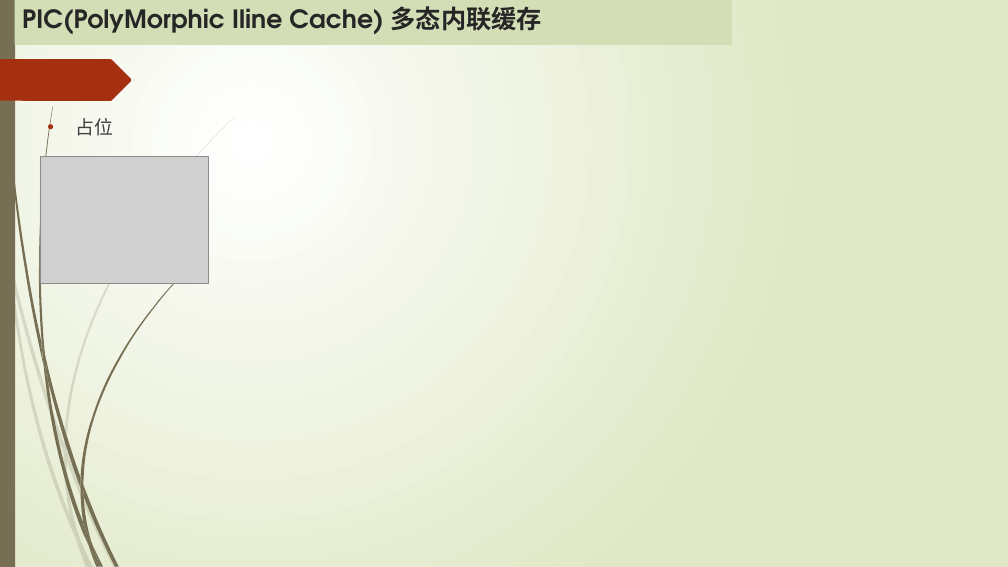
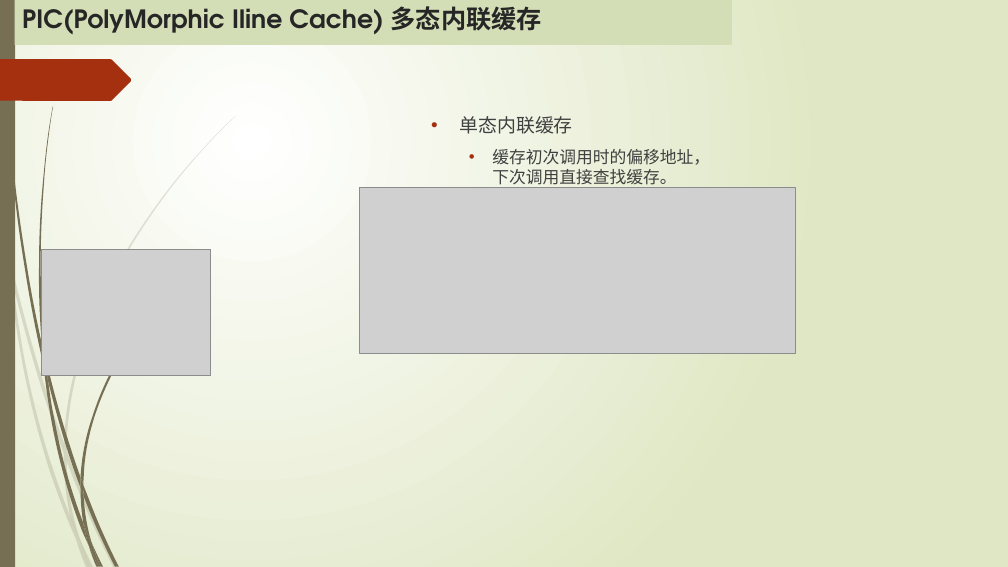
Before and after one commit to MickleWen/Google-V8, a slide deck: slide 6 of Google V8引擎.pptx. Drawn at 1008x567 pixels with LibreOffice and Linux fonts; fonts in the diff are those of the drawing; grey boxes stand for pictures. Boxes give left, top, right and bottom in pixels: in the first picture for what was removed or moved away, otherwise in the second. Text is boxed around its words. In the diff, an @@ line names an element or a change of style, - is before the commit and + after.

Commit message:
add mic

```diff
--- a/Google V8引擎.pptx
+++ b/Google V8引擎.pptx
@@ text removed at (x1=76, y1=118, x2=114, y2=136) @@
-• 占位
@@ text added at (x1=459, y1=116, x2=710, y2=188), 16 pt, text #404040 @@
+• 单态内联缓存
+  • 缓存初次调用时的偏移地址，下次调用直接查找缓存。
@@ picture removed at (x1=40, y1=157, x2=209, y2=284) @@
@@ picture added at (x1=359, y1=188, x2=796, y2=354) @@
@@ picture added at (x1=42, y1=250, x2=210, y2=377) @@
```
